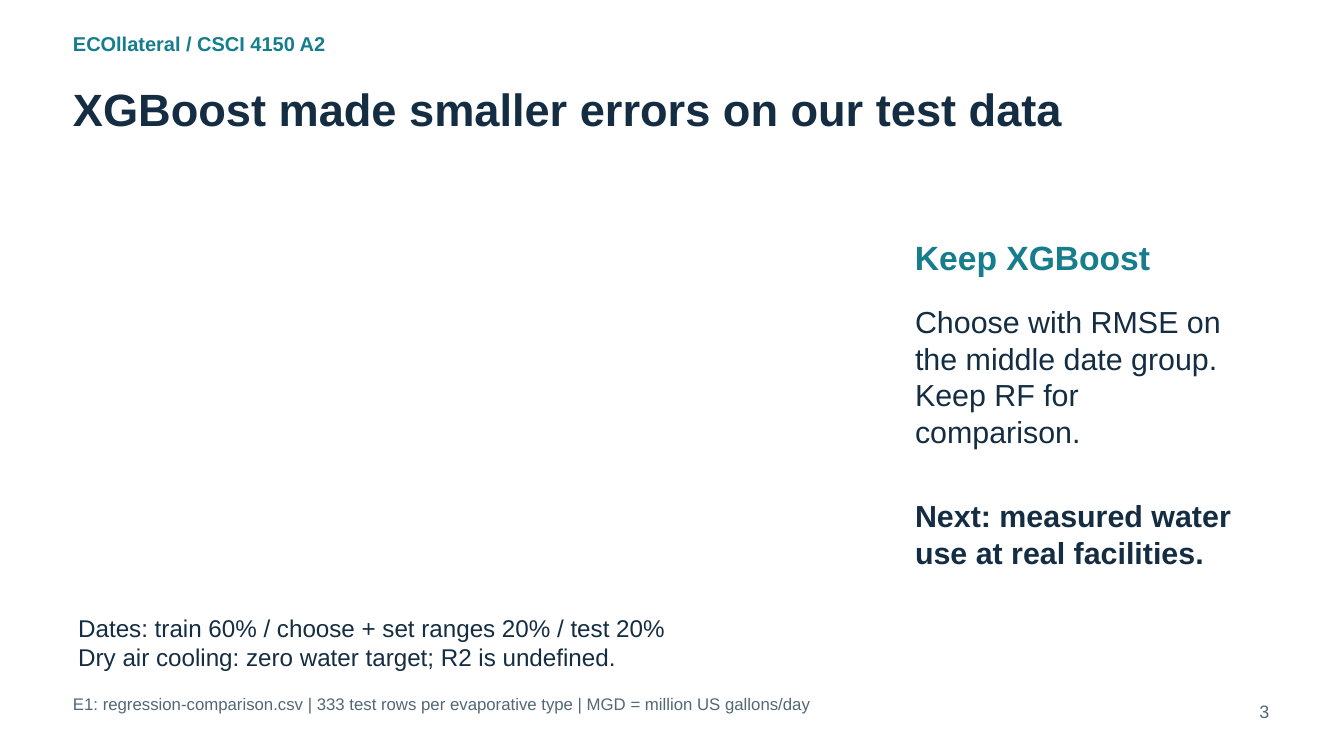
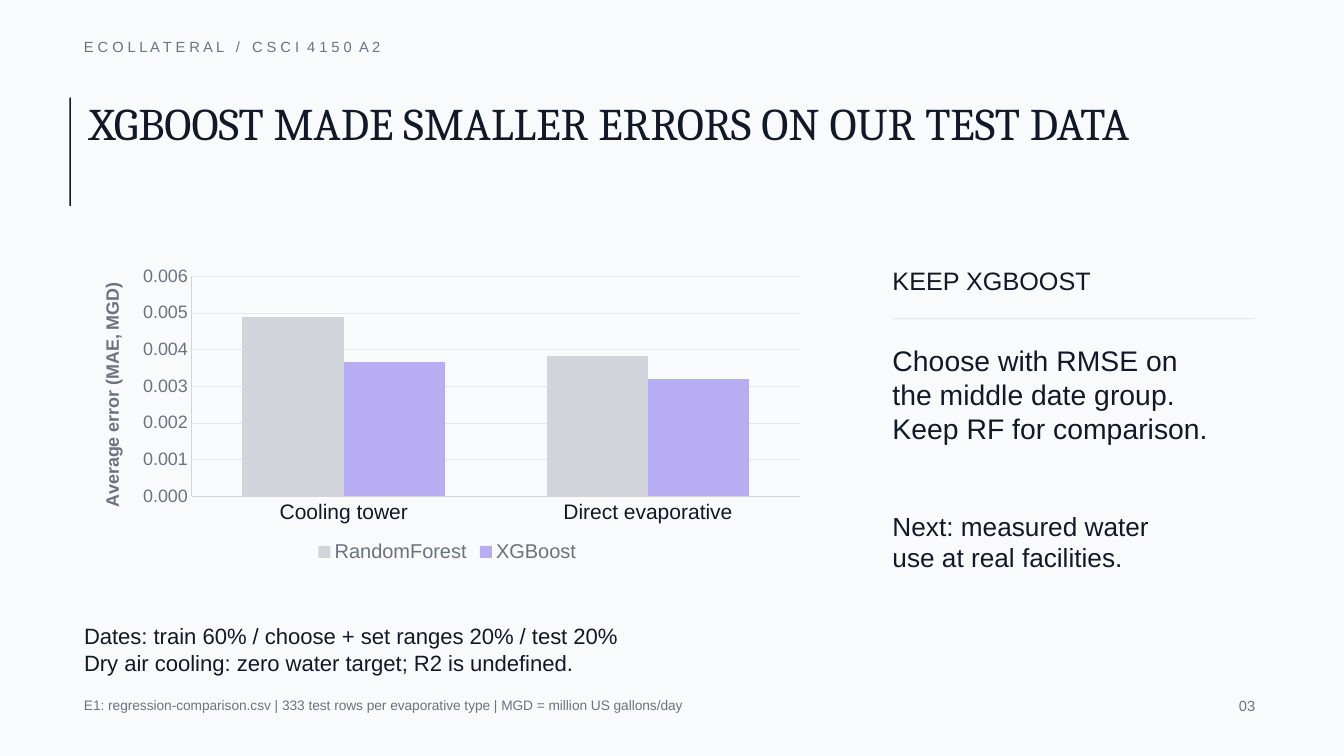
Before and after one commit to ScottLiu12/ECOllateral, a slide deck: slide 3 of docs/a2/review-slides.pptx. Drawn at 1344x756 pixels with LibreOffice and Linux fonts; fonts in the diff are those of the drawing. Boxes give left, top, right and bottom in pixels: in the first picture for what was removed or moved away, otherwise in the second. Text is boxed around its words. In the diff, an @@ line names an element or a change of style, - is before the commit and + after.

```diff
--- a/docs/a2/review-slides.pptx
+++ b/docs/a2/review-slides.pptx
@@ background #FFFFFF to #F9FAFB @@
@@ ellipse added at [694,0,1240,246], fill gradient #9382FF @@
@@ text removed at [73,36,326,52] @@
-ECOllateral / CSCI 4150 A2
@@ text added at [84,42,380,52], 10.5 pt, text #6B7280 @@
+E C O L L A T E R A L / C S C I 4 1 5 0 A 2
@@ rectangle added at [70,98,72,206], fill #111827 @@
@@ text at [89,109,1129,141]: text changed; font Arial to Cambria; text colour #142D42 to #111827; bold off @@
-XGBoost made smaller errors on our test data
+XGBOOST MADE SMALLER ERRORS ON OUR TEST DATA
@@ column chart added at [80,260,815,567] @@
+categories: Cooling tower, Direct evaporative
+RandomForest: 0.0049, 0.0038
+XGBoost: 0.0037, 0.0032
@@ text at [892,272,1090,291]: text changed; size 24 to 18 pt; text colour #167D8D to #111827; bold off @@
-Keep XGBoost
+KEEP XGBOOST
@@ rectangle added at [892,319,1254,320], fill #E5E7EB @@
@@ text "Choose with RMSE on": place and size @@
-text "Choose with RMSE on" at [915,311,1221,449]
+text "Choose with RMSE on" at [892,350,1207,445]
@@ text "Choose with RMSE on" at [892,350,1207,445]: size 21.8 to 20.2 pt, text colour #142D42 to #111827 @@
@@ text "Next: measured water": place and size @@
-text "Next: measured water" at [915,505,1230,565]
+text "Next: measured water" at [892,517,1149,568]
@@ text "Next: measured water" at [892,517,1149,568]: size 21.8 to 18.8 pt, text colour #142D42 to #111827, bold off @@
@@ text "Dates: train 60% / choose ...": place and size @@
-text "Dates: train 60% / choose ..." at [78,619,664,671]
+text "Dates: train 60% / choose ..." at [84,628,617,676]
@@ text "Dates: train 60% / choose ..." at [84,628,617,676]: size 17.2 to 15.8 pt, text colour #142D42 to #111827 @@
@@ text "E1: regression-comparison.csv | 333 test ...": place and size @@
-text "E1: regression-comparison.csv | 333 test ..." at [73,698,810,714]
+text "E1: regression-comparison.csv | 333 test ..." at [84,700,683,713]
@@ text "E1: regression-comparison.csv | 333 test ..." at [84,700,683,713]: size 12 to 9.8 pt, text colour #536777 to #6B7280 @@
@@ text added at [1239,701,1255,711], 10.5 pt, text #6B7280 @@
+03
@@ text removed at [1259,705,1269,718] @@
-3
```
Also in this commit, not shown: 5 other slides changed, 5 other files.
